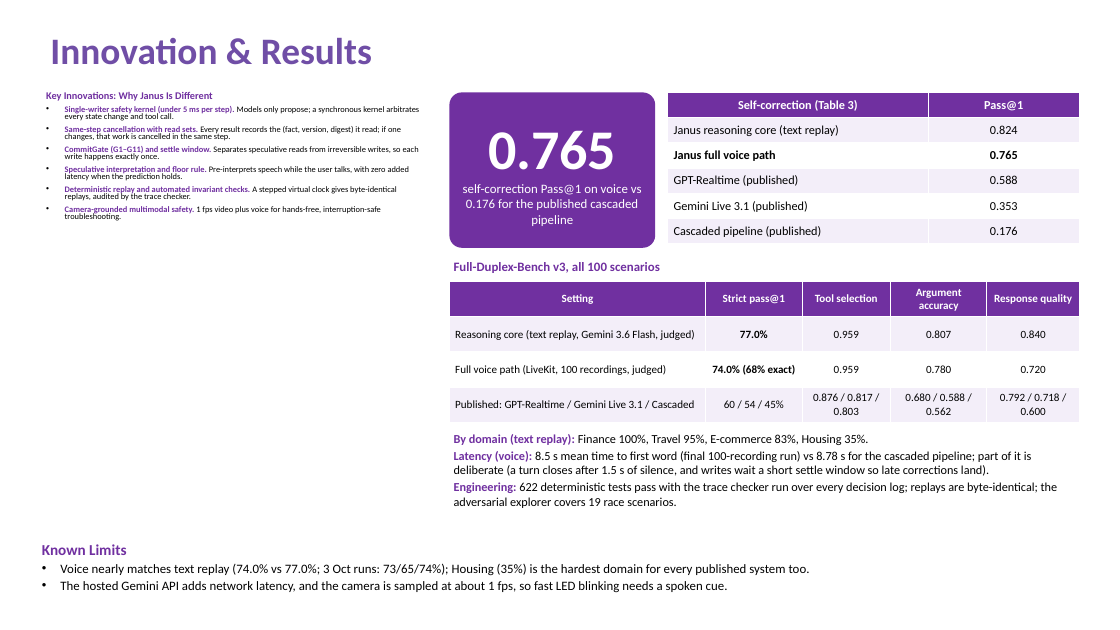
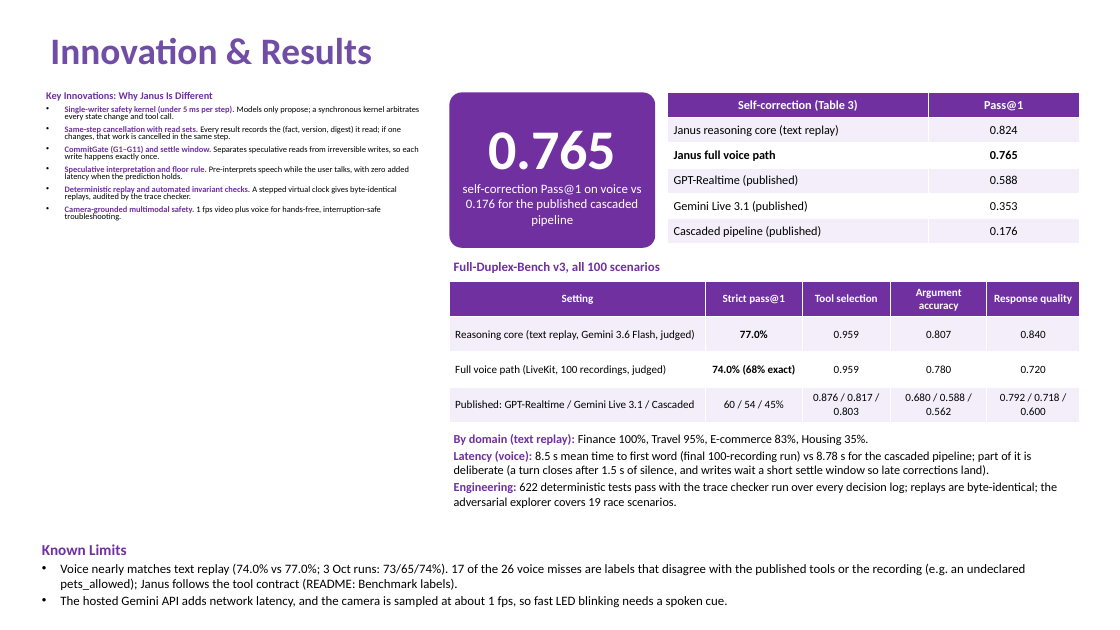
Before and after one commit to AdithyaSanthosh-P/Janus, a slide deck: slide 6 of VITVellore_AICA_Submission.pptx. Drawn at 1120x630 pixels with LibreOffice and Linux fonts; fonts in the diff are those of the drawing. Boxes give left, top, right and bottom in pixels: in the first picture for what was removed or moved away, otherwise in the second. Text is boxed around its words. In the diff, an @@ line names an element or a change of style, - is before the commit and + after.

```diff
--- a/VITVellore_AICA_Submission.pptx
+++ b/VITVellore_AICA_Submission.pptx
@@ text at [60, 563, 1026, 590]: text changed @@
-• Voice nearly matches text replay (74.0% vs 77.0%; 3 Oct runs: 73/65/74%); Housing (35%) is the hardest domain for every published system too.
+• Voice nearly matches text replay (74.0% vs 77.0%; 3 Oct runs: 73/65/74%). 17 of the 26 voice misses are labels that disagree with the published tools or the recording (e.g. an undeclared pets_allowed); Janus follows the tool contract (README: Benchmark labels).
```
Also in this commit, not shown: 2 other files.
